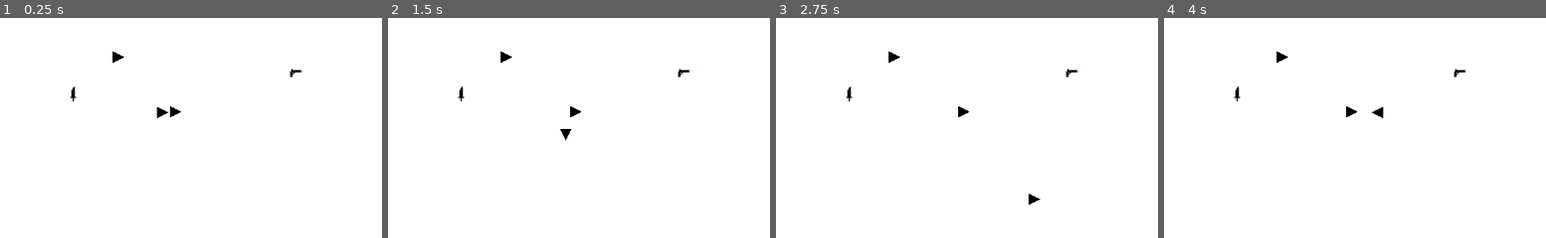
Above: before the commit, frames 1-4 (left to right).
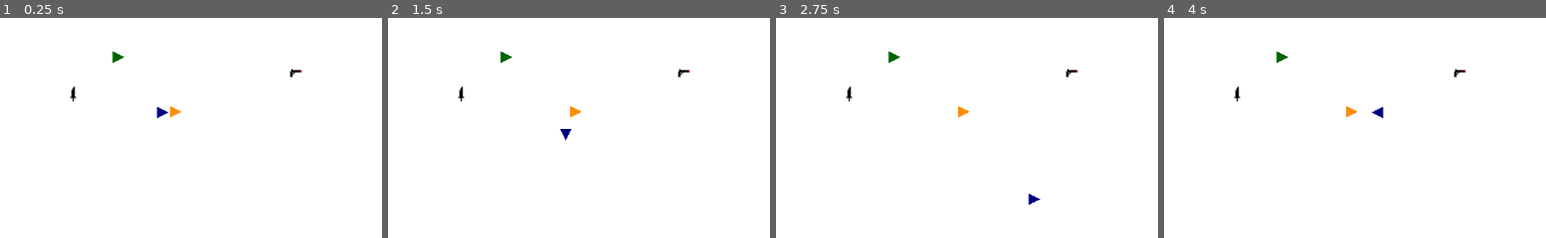
Above: after the commit, the same moments.

Repository: haihala/SGH-winter-jam-2025
Game: Godot game, scene res://level/world.tscn
Two runs of this game, one before a commit and one after it. Both use one fixed random seed, a clock stepped at 60 frames per second and the inputs below.
Inputs:
- Up to frame 1 (0.25 s): no input
- Up to frame 2 (1.5 s): tap Enter at 0.5 s; hold D (kb_right) 0.53-1.28 s; tap Space (kb_attack) at 0.6, 1.25, 1.35 s; hold S (kb_down) from 1.28 s (still down)
- Up to frame 3 (2.75 s): tap Enter at 2 s; release S (kb_down) at 2.03 s; hold D (kb_right) from 2.03 s (still down); tap Space (kb_attack) at 2.1 s
- Up to frame 4 (4 s): tap Space (kb_attack) at 2.75, 2.85, 3.6 s; release D (kb_right) at 2.78 s; hold W (kb_up) 2.78-3.53 s; hold A (kb_left) from 3.53 s (still down)
The pictures show only the part of the screen within x 26-76%, y 29-79%; the shares and areas given below are measured in that part.

The runs differ from the first frame. In frame 1, 0.3% of the frame differs, in the area x 29-48%, y 15-46%; in frame 2, 0.3%; in frame 3, 0.3%; in frame 4, 0.3%.

Commit message:
Add player colors

Diff:
--- a/items/attack.gd
+++ b/items/attack.gd
@@ -10,9 +10,10 @@
 
 # Returns attack cooldown
 # This way the entire attack data stays in one place
-func configure(player) -> float:
-	self.player = player
-	match player.holding:
+func configure(shooter) -> float:
+	self.player = shooter
+	$Sprite2D.material.set_shader_parameter("player_color", shooter.player_color)
+	match shooter.holding:
 		Item.Type.GUN:
 			speed = 20
 			return 0.1
--- a/items/attack.gdshader
+++ b/items/attack.gdshader
@@ -1,13 +1,19 @@
 shader_type canvas_item;
+
+uniform vec3 player_color;
 
 const float pixel_count = 4.0;
 
 void fragment() {
-	vec2 cent = (UV - 0.5) * 2.0;
-	vec2 pixelated = vec2(
-		float(int(cent.x * pixel_count)) / pixel_count,
-		float(int(cent.y * pixel_count)) / pixel_count
-	);
+	vec2 coords = (UV - 0.5) * 2.0;
 
-	COLOR = vec4(1.0, 0.0, 0.0, float(length(pixelated) < 0.8 ));
+	if (length(coords) > 0.8) {
+		COLOR = vec4(0.0);
+	}
+	else if (length(coords) > 0.4) {
+		COLOR = vec4(1.0, 0.0, 0.0, 1.0);
+	}
+	else {
+		COLOR = vec4(player_color, 1.0);
+	}
 }
--- a/items/attack.tscn
+++ b/items/attack.tscn
@@ -4,7 +4,9 @@
 [ext_resource type="Shader" path="res://items/attack.gdshader" id="2_lgvef"]
 
 [sub_resource type="ShaderMaterial" id="ShaderMaterial_cf6bo"]
+resource_local_to_scene = true
 shader = ExtResource("2_lgvef")
+shader_parameter/player_color = null
 
 [sub_resource type="CanvasTexture" id="CanvasTexture_g6hea"]
 
--- a/player/player.gd
+++ b/player/player.gd
@@ -10,6 +10,16 @@
 @export var on_hit_knockback: float = 800
 
 @onready var attack_scene: PackedScene = load("res://items/attack.tscn")
+var player_color: Color = Color.BLACK
+
+func _ready() -> void:
+	match player_index:
+		-1: player_color = Color.NAVY_BLUE
+		0: player_color = Color.DARK_ORANGE
+		1: player_color = Color.DARK_GREEN
+		2: player_color = Color.MEDIUM_VIOLET_RED
+		3: player_color = Color.DARK_RED
+	$Sprite2D.material.set_shader_parameter("player_color", player_color)
 
 func _physics_process(_delta: float) -> void:
 	if player_index == -1:
--- a/player/player.gdshader
+++ b/player/player.gdshader
@@ -1,9 +1,10 @@
 shader_type canvas_item;
 
+uniform vec3 player_color;
 
 void fragment() {
 	vec2 coords = vec2((UV.x-0.5)*2.0, UV.y);
 
 	float alpha = float(abs(coords.x) - coords.y < 0.0);
-	COLOR = vec4(0.0, 0.0, 0.0, alpha);
+	COLOR = vec4(player_color, alpha);
 }
--- a/player/player.tscn
+++ b/player/player.tscn
@@ -4,7 +4,9 @@
 [ext_resource type="Shader" path="res://player/player.gdshader" id="2_ms42k"]
 
 [sub_resource type="ShaderMaterial" id="ShaderMaterial_v28hc"]
+resource_local_to_scene = true
 shader = ExtResource("2_ms42k")
+shader_parameter/player_color = null
 
 [sub_resource type="CanvasTexture" id="CanvasTexture_m8tu2"]
 
